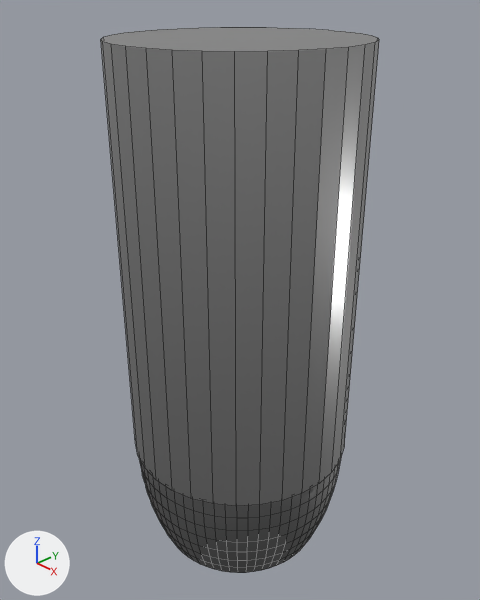
One commit to the Blender file revolver_cylinder.blend: the scene before it, then after it.
One viewpoint serves both versions: a camera (50 mm lens) standing at (0.0348, -0.0328, 0.0364) and looking at (-0.0004, 0.0004, 0.0126). Arrows for +X, +Y and +Z are at lower left; the lights stay in place. Mesh edges are drawn as thin lines.

The first picture shows 'Casing', 'Slug'.
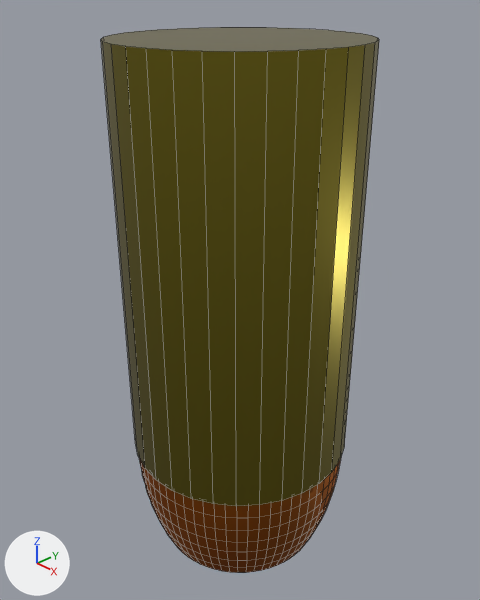
Boxes [x1, y1, x2, y2] around the edits, measured in the pictures (480 x 600 px):
```json
{"object": "Casing", "change": "surface changed", "before": [101, 27, 379, 506], "after": [101, 27, 379, 506], "on screen": "grey to yellow"}
{"object": "Slug", "change": "surface changed", "before": [139, 458, 341, 573], "after": [139, 458, 341, 573], "on screen": "black to brown"}
```

Edits to the scene script, one JSON object a line:
```json
{"op": "add", "block": "img_bullet_casing_normal", "code": ["img_bullet_casing_normal = load_image('Bullet-Casing-Normal', '_unpacked/Bullet-Casing-Normal', 1024, 1024, 'sRGB')"]}
{"op": "add", "block": "img_bullet_slug_normal", "code": ["img_bullet_slug_normal = load_image('Bullet-Slug-Normal', '_unpacked/Bullet-Slug-Normal', 1024, 1024, 'sRGB')"]}
{"op": "remove", "block": "mat_material_003", "code": "mat_material_003.base_color = (0.5, 0.5, 0.5)  # grey #bcbcbc"}
{"op": "add", "block": "mat_material_003", "code": "mat_material_003.texture = img_bullet_slug_normal"}
{"op": "remove", "block": "mat_material_002", "code": "mat_material_002.base_color = (0.5, 0.5, 0.5)  # grey #bcbcbc"}
{"op": "add", "block": "mat_material_002", "code": "mat_material_002.texture = img_bullet_casing_normal"}
```
